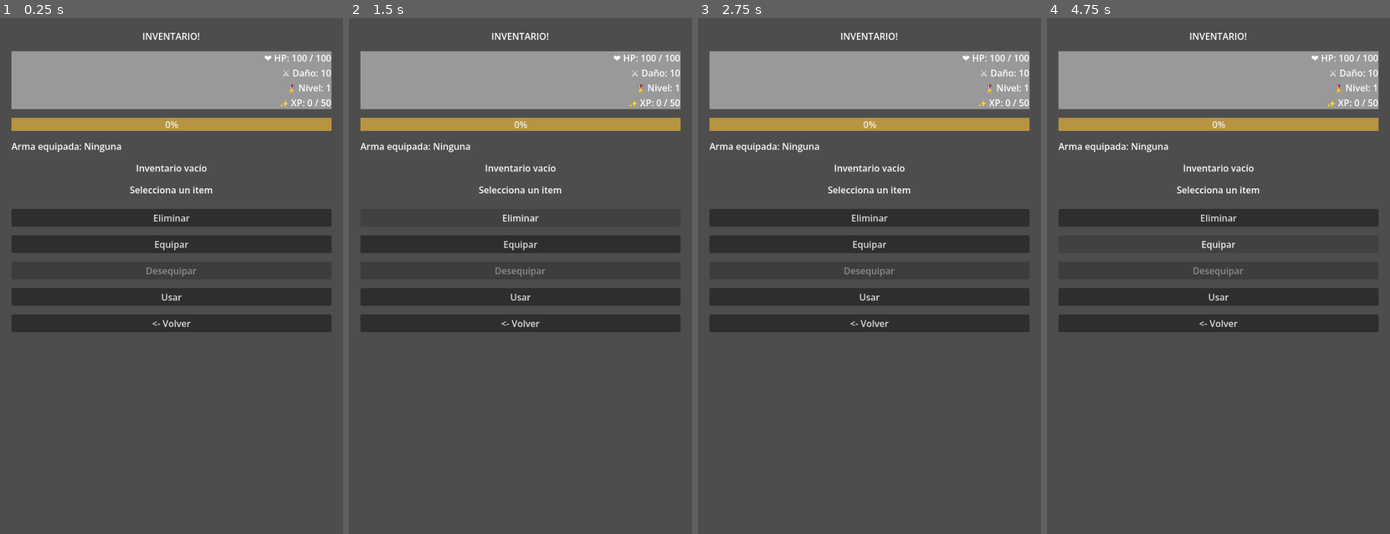
Above: before the commit, frames 1-4 (left to right).
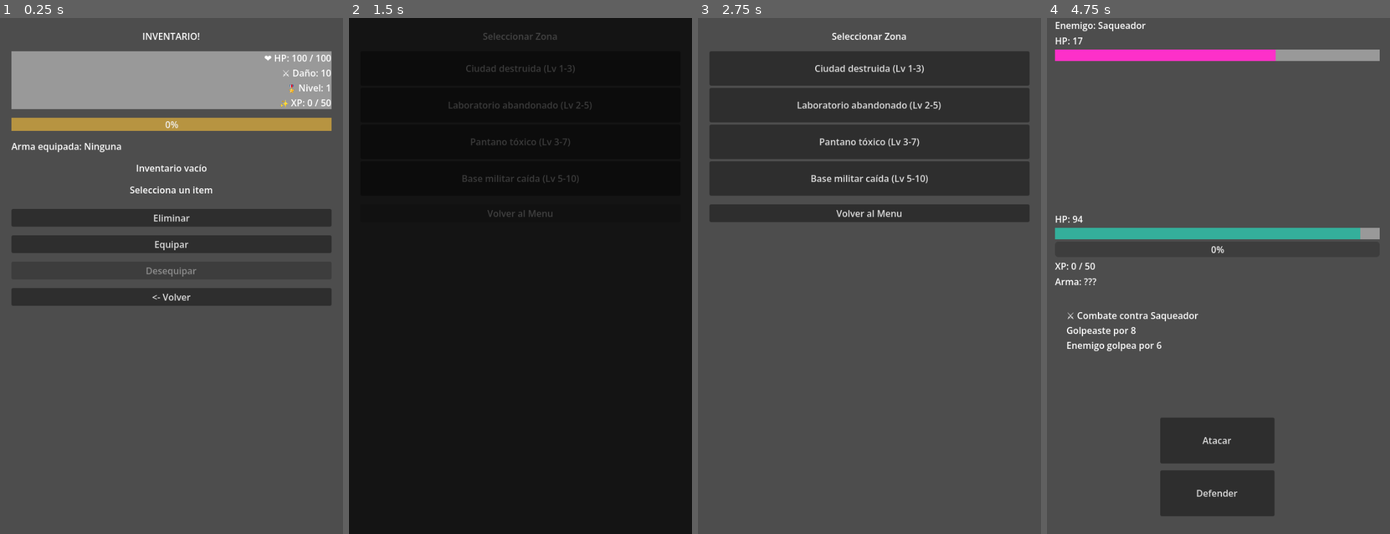
Above: after the commit, the same moments.

Repository: MirandaFrancoCBA/apocalypsheep
Game: Godot game, scene res://scenes/inventory.tscn
Same seed, same stepped clock (60 frames per second), same inputs: the game is played once before the commit and once after it. This scene is started directly instead of the project's main scene.
Inputs (mouse positions are in pixels of both pictures, inside the frame that each line leads up to):
- Up to frame 1 (0.25 s): no input
- Up to frame 2 (1.5 s): click (520, 296) at 0.5 s, where only the run before the commit has a clickable "Usar"; click (520, 219) at 1.25 s, where only the run before the commit has a clickable "Eliminar"
- Up to frame 3 (2.75 s): click (869, 234) at 2 s, where only the run after the commit has a clickable "CONTINUAR"
- Up to frame 4 (4.75 s): click (1218, 69) at 2.75 s, where only the run after the commit has a clickable "Ciudad destruida (Lv 1-3)"; click (1218, 441) at 3.5 s, where only the run after the commit has a clickable "Atacar"; click (1218, 245) at 4.25 s, where only the run before the commit has a clickable "Equipar"

The runs differ from the first frame. In frame 1, 3.2% of the frame differs, in the area x 3-97%, y 53-61%; in frame 2, 100%, in the area x 0-100%, y 0-100%; in frame 3, 37%; in frame 4, 32%.

Commit message:
Feat: pociones agregadas

Diff:
--- a/data/items.json
+++ b/data/items.json
@@ -21,11 +21,20 @@
       "rarity": "rare"
     },
     {
-      "id": "medkit_01",
-      "name": "Botiquín",
+      "id": "small_potion",
+      "name": "Poción pequeña",
       "type": "consumable",
-      "heal": 20,
-      "rarity": "common"
+      "heal": 25,
+      "rarity": "common",
+      "description": "Recupera una pequeña cantidad de HP."
+    },
+    {
+      "id": "large_potion",
+      "name": "Poción grande",
+      "type": "consumable",
+      "heal": 75,
+      "rarity": "rare",
+      "description": "Recupera gran cantidad de HP."
     },
     {
         "id": "rusty_pistol",
--- a/scripts/ui/inventory_scree.gd
+++ b/scripts/ui/inventory_scree.gd
@@ -27,6 +27,7 @@
 	_update_equipped_label()
 	_update_unequip_button()
 	_update_stats()
+	_update_use_button()
 
 # ─────────────────────────────────────────
 # LOAD
@@ -85,6 +86,8 @@
 		var effect = item.get("effect", "")
 		if effect != "":
 			text += " | " + _effect_to_text(effect)
+	if item.has("heal"):
+		text += " | ❤️ +" + str(item["heal"])
 
 	return text
 
@@ -103,6 +106,7 @@
 	selected_item = item
 	print("[Inventory] Item seleccionado:", item)
 	_show_item_detail(item)
+	_update_use_button()
 
 # 🔍 DETALLE COMPLETO
 func _show_item_detail(item: Dictionary) -> void:
@@ -122,6 +126,9 @@
 
 	if item.has("rarity"):
 		text += "Rareza: " + item["rarity"] + "\n"
+
+	if item.has("description"):
+		text += "Descripción: " + item["description"] + "\n"
 
 	label_detail.text = text
 
@@ -246,5 +253,12 @@
 
 	_refresh_inventory()
 	_update_stats()
+	_update_use_button()
 
 	GameManager._save_game()
+
+func _update_use_button() -> void:
+	button_use.visible = (
+		not selected_item.is_empty()
+		and selected_item.has("heal")
+	)
